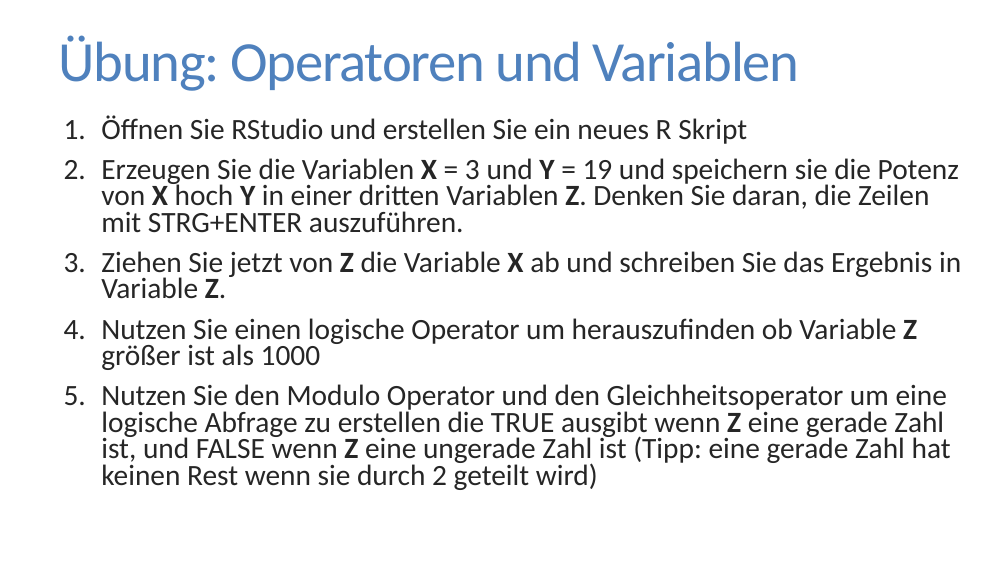
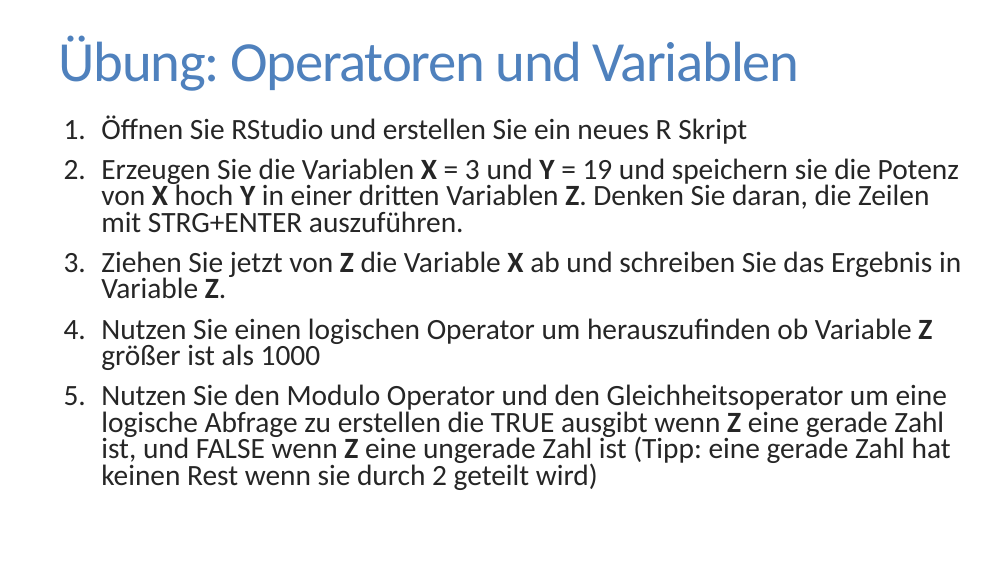
Before and after one commit to FlorianKeppeler/RKurs, a slide deck: slide 11 of Einführung in R.pptx. Drawn at 1008x567 pixels with LibreOffice and Linux fonts; fonts in the diff are those of the drawing. Boxes give left, top, right and bottom in pixels: in the first picture for what was removed or moved away, otherwise in the second. Text is boxed around its words. In the diff, an @@ line names an element or a change of style, - is before the commit and + after.

```diff
--- a/Einführung in R.pptx
+++ b/Einführung in R.pptx
@@ text at (101, 318, 932, 370): text changed @@
-4. Nutzen Sie einen logische Operator um herauszufinden ob Variable Z größer ist als 1000
+4. Nutzen Sie einen logischen Operator um herauszufinden ob Variable Z größer ist als 1000
```
Also in this commit, not shown: 15 other slides changed, 2 slides added, 1 other file.
